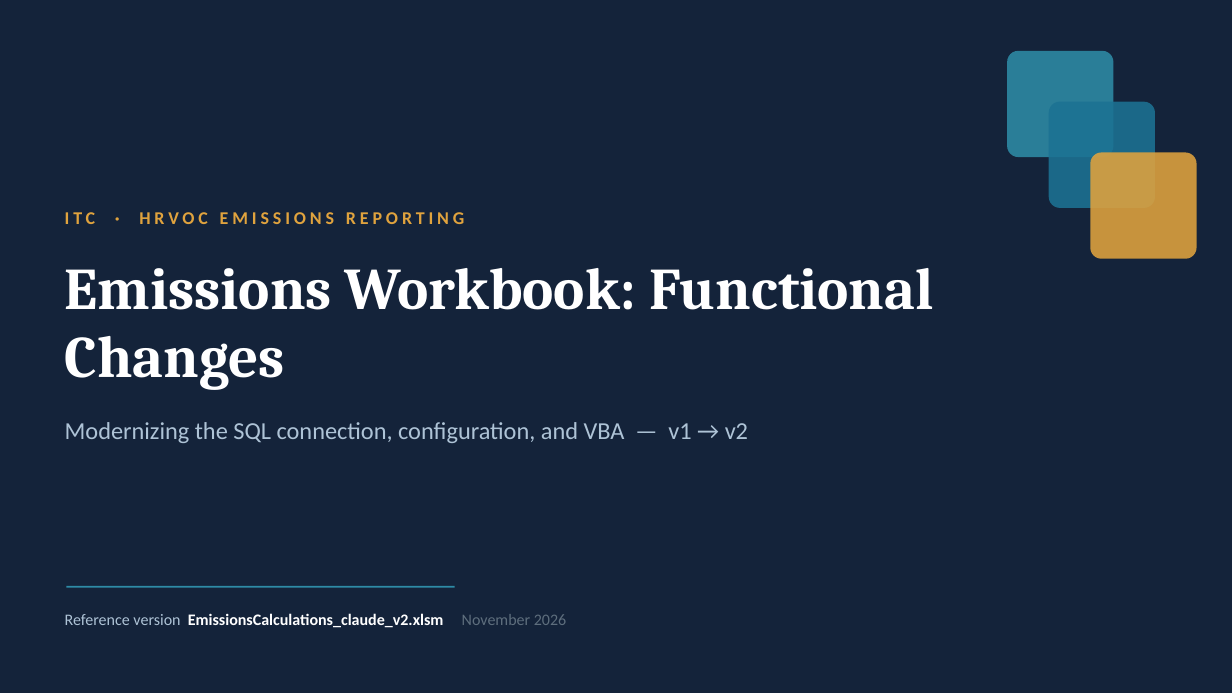
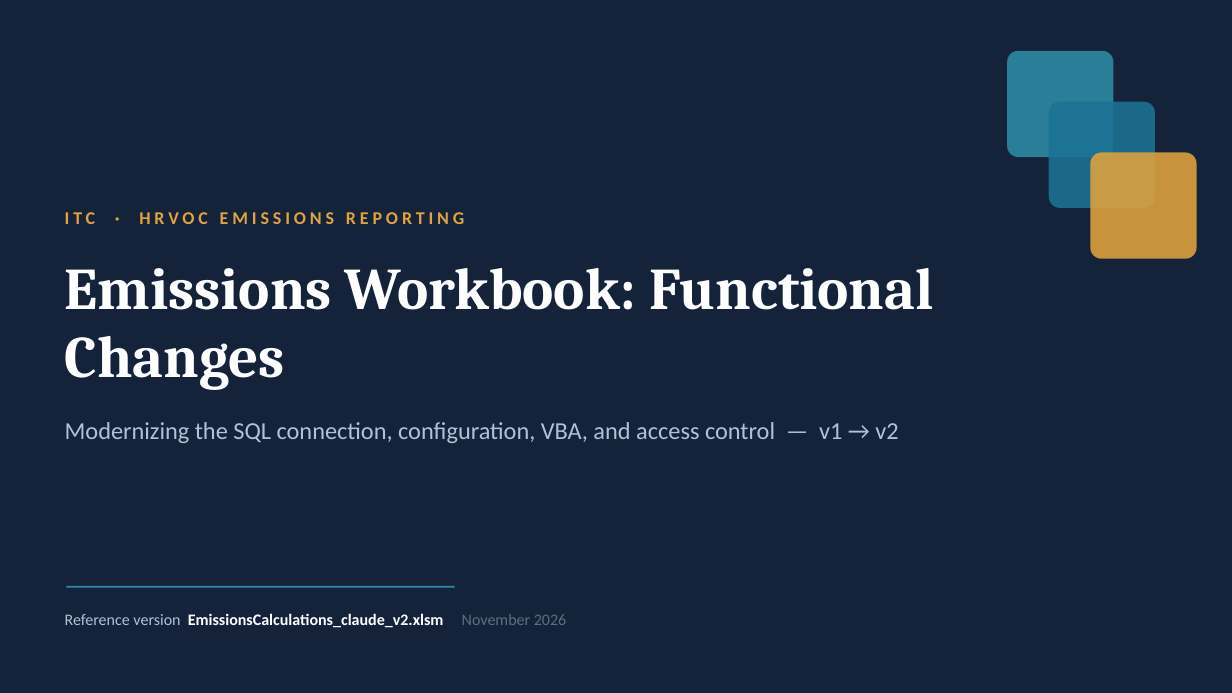
Before and after one commit to peter-computing/ITC-Reporting, a slide deck: slide 1 of EHS-HRVOC/slides/EmissionsCalculations_Functional_Changes.pptx. Drawn at 1232x693 pixels with LibreOffice and Linux fonts; fonts in the diff are those of the drawing. Boxes give left, top, right and bottom in pixels: in the first picture for what was removed or moved away, otherwise in the second. Text is boxed around its words. In the diff, an @@ line names an element or a change of style, - is before the commit and + after.

```diff
--- a/EHS-HRVOC/slides/EmissionsCalculations_Functional_Changes.pptx
+++ b/EHS-HRVOC/slides/EmissionsCalculations_Functional_Changes.pptx
@@ text at box(65, 422, 898, 443): text changed @@
-Modernizing the SQL connection, configuration, and VBA — v1 → v2
+Modernizing the SQL connection, configuration, VBA, and access control — v1 → v2
```
Also in this commit, not shown: 4 other slides changed, 3 slides added, 1 slide removed, 1 other file.
